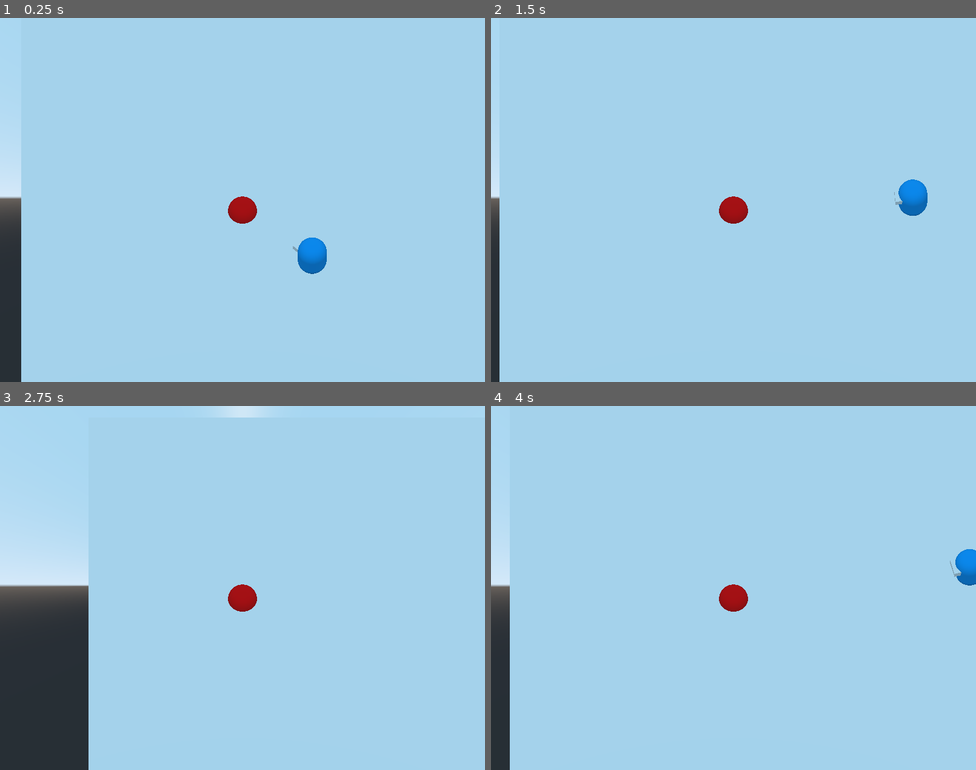
Above: before the commit, frames 1-4 (two rows, left to right).
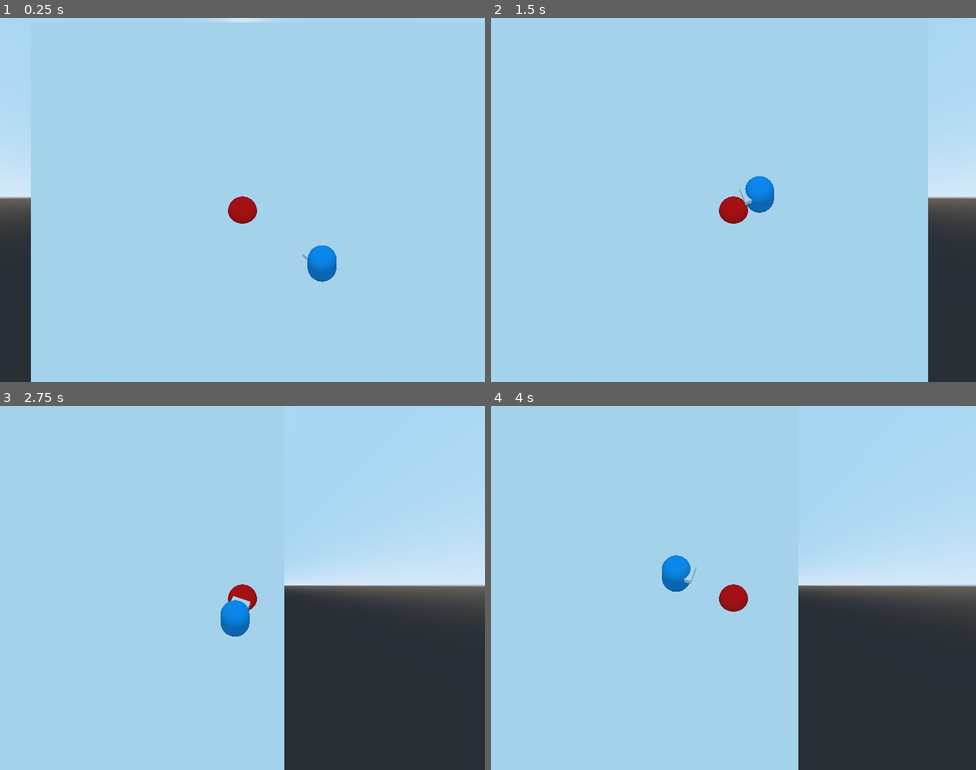
Above: after the commit, the same moments.

Repository: magnanix-dev/GoGodotGameJam3
Game: Godot game, scene res://assets/scenes/development/Testing.tscn
Two runs of this game, one before a commit and one after it. Both use one fixed random seed, a clock stepped at 60 frames per second and the inputs below.
Inputs (mouse positions are in pixels of both pictures, inside the frame that each line leads up to):
- Up to frame 1 (0.25 s): no input
- Up to frame 2 (1.5 s): tap Enter (ui_accept) at 0.5, 0.77 s; move the mouse to (840, 181) at 0.52 s; press the mouse at (840, 181) at 0.53 s; hold D (move_right) 0.53-1.25 s; release the mouse at (840, 181) at 1.25 s; drag from (636, 218) to (709, 272) at 1.27 s
- Up to frame 3 (2.75 s): move the mouse to (291, 507) at 2.02 s; hold D (move_right) from 2.03 s (still down); tap E at 2.1 s; click (291, 507) at 2.17 s
- Up to frame 4 (4 s): release D (move_right) at 2.75 s; drag from (709, 660) to (588, 533) at 2.77 s; tap Enter (ui_accept) at 3.5, 3.77 s; move the mouse to (879, 642) at 3.52 s; hold A (move_left) from 3.53 s (still down); tap Q at 3.6 s; click (879, 642) at 3.67 s

The runs differ from the first frame. In frame 1, 2.0% of the frame differs, in the area x 4-70%, y 0-100%; in frame 2, 8.5%; in frame 3, 37%, in the area x 0-100%, y 0-100%; in frame 4, 25%.

Commit message:
Decouple mouselook from states, change to only run when state allows (through flag: allow_mouselook). This removes the jittter. Also adjusted the math for the camera offset so that it works whilst moving.

Diff:
--- a/assets/scenes/player/Player.tscn
+++ b/assets/scenes/player/Player.tscn
@@ -20,6 +20,16 @@
 
 [sub_resource type="SpatialMaterial" id=6]
 albedo_color = Color( 1, 0, 0, 1 )
+
+[sub_resource type="CylinderMesh" id=7]
+
+[sub_resource type="SpatialMaterial" id=8]
+albedo_color = Color( 0.0235294, 0.803922, 0.0196078, 1 )
+
+[sub_resource type="CubeMesh" id=9]
+
+[sub_resource type="SpatialMaterial" id=10]
+albedo_color = Color( 0, 0, 0, 1 )
 
 [node name="Player" type="KinematicBody"]
 transform = Transform( 0.5, 0, 0, 0, 0.5, 0, 0, 0, 0.5, 0, 0, 0 )
@@ -63,7 +73,18 @@
 current = true
 size = 12.5
 
-[node name="MeshInstance" type="MeshInstance" parent="Pivot"]
+[node name="Source" type="MeshInstance" parent="Pivot"]
 mesh = SubResource( 5 )
 skeleton = NodePath("../..")
 material/0 = SubResource( 6 )
+
+[node name="Target" type="MeshInstance" parent="Pivot"]
+visible = false
+mesh = SubResource( 7 )
+skeleton = NodePath("../Camera")
+material/0 = SubResource( 8 )
+
+[node name="Midpoint" type="MeshInstance" parent="Pivot"]
+visible = false
+mesh = SubResource( 9 )
+material/0 = SubResource( 10 )
--- a/assets/scenes/world/CameraPivot.gd
+++ b/assets/scenes/world/CameraPivot.gd
@@ -1,12 +1,24 @@
 extends Position3D
 
 onready var camera = $Camera
+onready var sourcepos = $Source
+onready var targetpos = $Target
+onready var midpointpos = $Midpoint
 
-export var speed = 2
+export var speed = 20
+export var source = Vector3.ZERO
 export var target = Vector3.ZERO
 
+var camera_min_distance = 0
+var camera_max_distance = 10
+var camera_offset = 0.25
+
 func _ready():
+	source = owner
 	set_as_toplevel(true)
 
 func _physics_process(delta):
-	global_transform.origin = lerp(global_transform.origin, target, delta * speed)
+	if source.drop_plane:
+		var t = source.global_transform.origin + (source.mouse_position - source.global_transform.origin) * camera_offset
+
+		global_transform.origin = lerp(global_transform.origin, t, delta * speed)
--- a/assets/scripts/player/Idle.gd
+++ b/assets/scripts/player/Idle.gd
@@ -10,7 +10,6 @@
 	return .handle_input(event)
 
 func update(delta):
-	update_look_direction()
 	var direction = get_input_direction()
 	if direction:
 		emit_signal("finished", "move")
--- a/assets/scripts/player/Motion.gd
+++ b/assets/scripts/player/Motion.gd
@@ -2,13 +2,7 @@
 
 var speed = 0.0
 var velocity = Vector3.ZERO
-var drop_plane = false
-
-var camera
-var camera_base_speed = 10
-var camera_min_distance = 0
-var camera_max_distance = 10
-var camera_offset = 0.25
+var allow_mouselook = true
 
 func handle_input(event):
 	return .handle_input(event)
@@ -17,26 +11,3 @@
 	velocity.x = Input.get_action_strength("move_right") - Input.get_action_strength("move_left")
 	velocity.z = Input.get_action_strength("move_backward") - Input.get_action_strength("move_forward")
 	return velocity.normalized()
-
-func get_mouse_position():
-	if not drop_plane:
-		drop_plane = Plane(Vector3(0, 1, 0), owner.global_transform.origin.y)
-	#print(drop_plane)
-	var mouse_pos = get_viewport().get_mouse_position()
-	if not camera:
-		camera = owner.camera_pivot.camera
-
-	return drop_plane.intersects_ray(camera.project_ray_origin(mouse_pos), camera.project_ray_normal(mouse_pos)*100)
-
-func update_look_direction():
-	var mouse_position = get_mouse_position()
-	var target = Vector3(mouse_position.x, owner.global_transform.origin.y, mouse_position.z) - owner.global_transform.origin
-	owner.look_at(target, Vector3.UP)
-	var pivot_position = target * camera_offset
-	var pivot_distance = pivot_position.distance_to(owner.global_transform.origin)
-	if pivot_distance <= camera_min_distance:
-		pivot_position = pivot_position.normalized() * camera_min_distance
-	elif pivot_distance >= camera_max_distance:
-		pivot_position = pivot_position.normalized() * camera_max_distance
-	owner.camera_pivot.target = pivot_position
-	owner.camera_pivot.speed = camera_base_speed
--- a/assets/scripts/player/Move.gd
+++ b/assets/scripts/player/Move.gd
@@ -12,7 +12,6 @@
 	return .handle_input(event)
 
 func update(delta):
-	update_look_direction()
 	var direction = get_input_direction()
 	if not direction:
 		emit_signal("finished", "idle")
--- a/assets/scripts/player/StateMachine.gd
+++ b/assets/scripts/player/StateMachine.gd
@@ -4,6 +4,10 @@
 
 var stack = []
 var current = null
+
+var camera
+var drop_plane
+var mouse_position
 
 onready var map = {
 	'idle': $States/Idle,
@@ -22,6 +26,8 @@
 	_change_state("idle")
 
 func _physics_process(delta):
+	if current.allow_mouselook:
+		_mouselook()
 	current.update(delta)
 
 func _input(event):
@@ -44,3 +50,14 @@
 		current.enter()
 
 	emit_signal("changed_state", stack)
+
+func _mouselook():
+	if not drop_plane:
+		drop_plane = Plane(Vector3(0, 1, 0), global_transform.origin.y)
+	var mouse_pos = get_viewport().get_mouse_position()
+	if not camera:
+		camera = camera_pivot.camera
+	mouse_position = drop_plane.intersects_ray(camera.project_ray_origin(mouse_pos), camera.project_ray_normal(mouse_pos)*100)
+
+	var target = Vector3(mouse_position.x, global_transform.origin.y, mouse_position.z)
+	look_at(target, Vector3.UP)
Not shown: 1 places in assets/scenes/player/Player.tscn that only renumber resources
